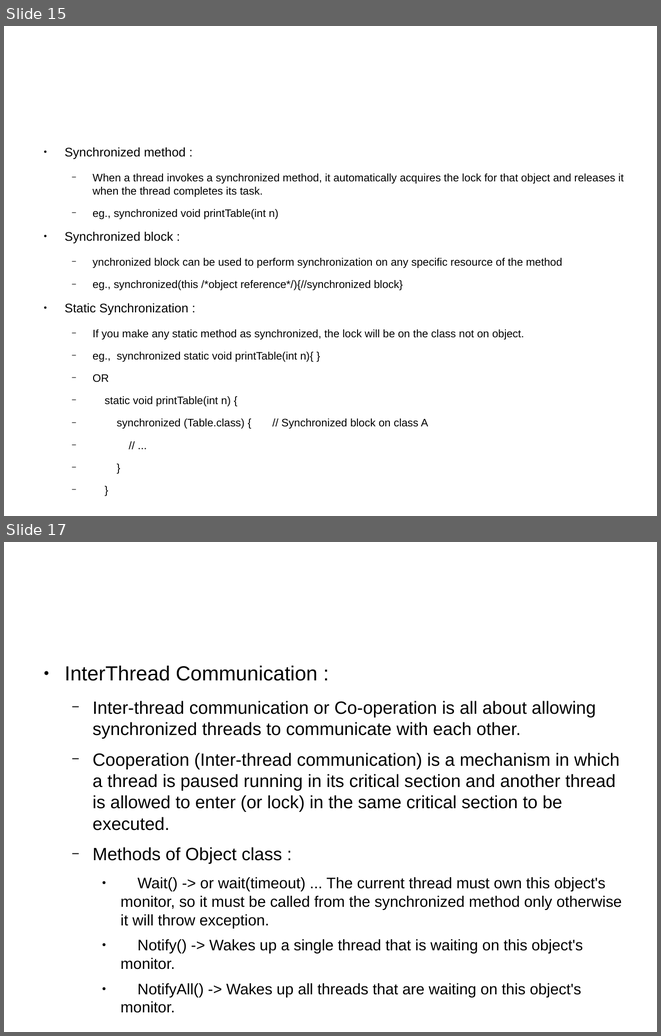
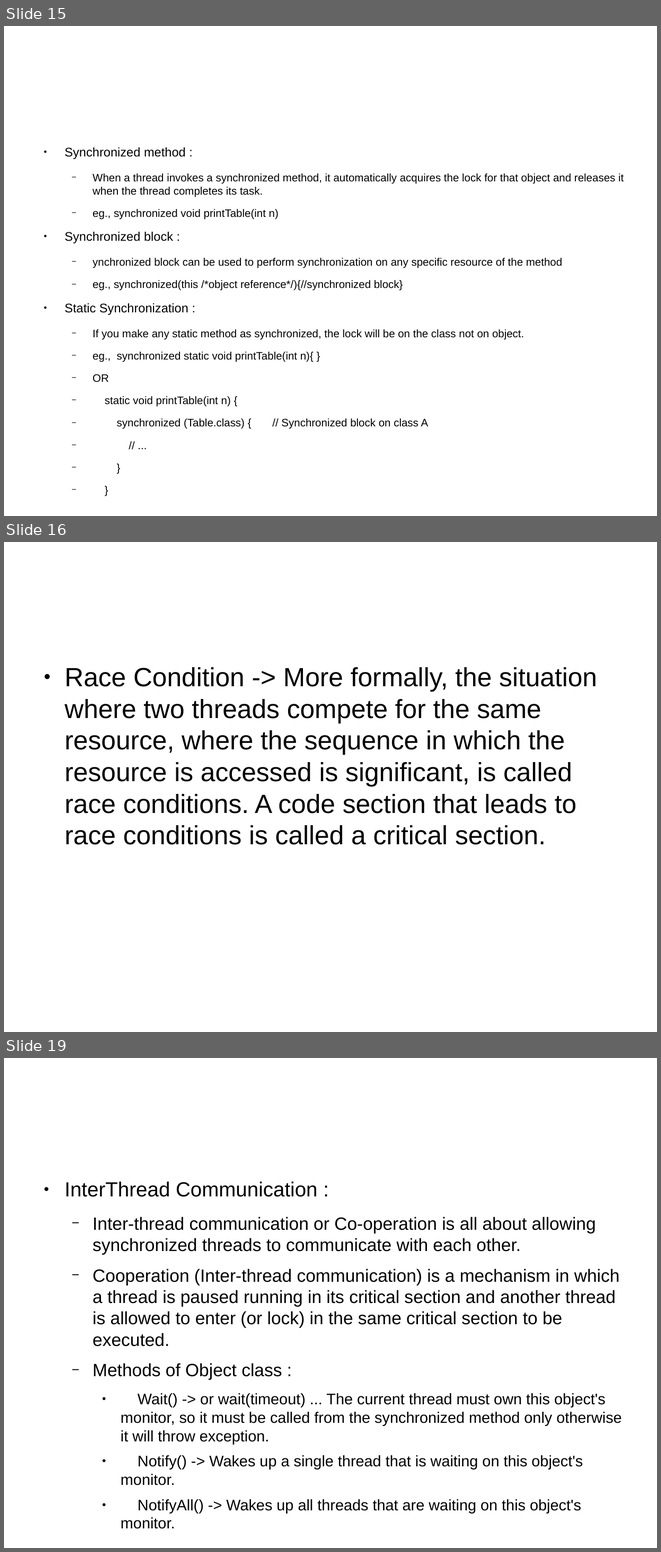
Before and after one commit to shikha-desai/Internship_PreWork, a slide deck: Java/Java_Notes.odp. Shown one above the other, each under a label of ours: slides 15 and 17 before the commit, slides 15, 16 and 19 after it; the slides between them are not shown. The pictures are 661x1036 and 661x1552 pixels, drawn with LibreOffice and Linux fonts; fonts in the diff are those of the drawing; background and template pictures are left out. Boxes give left, top, right and bottom in pixels: in the first picture for what was removed or moved away, otherwise in the second. Text is boxed around its words. In the diff, an @@ line names an element or a change of style, - is before the commit and + after.

```diff
--- a/Java/Java_Notes.odp
+++ b/Java/Java_Notes.odp
@@ slide 16 added at <box>4,542,657,1032</box>, background picture (left out) @@
@@ text added at <box>64,667,597,845</box>, 32 pt, text #000000 @@
+● Race Condition -> More formally, the situation where two threads compete for the same resource, where the sequence in which the resource is accessed is significant, is called race conditions. A code section that leads to race conditions is called a critical section.
@@ what was slide 17 is now slide 19 @@
```
Also in this commit, not shown: 1 slide changed, 9 other slides added, 2 other files.
